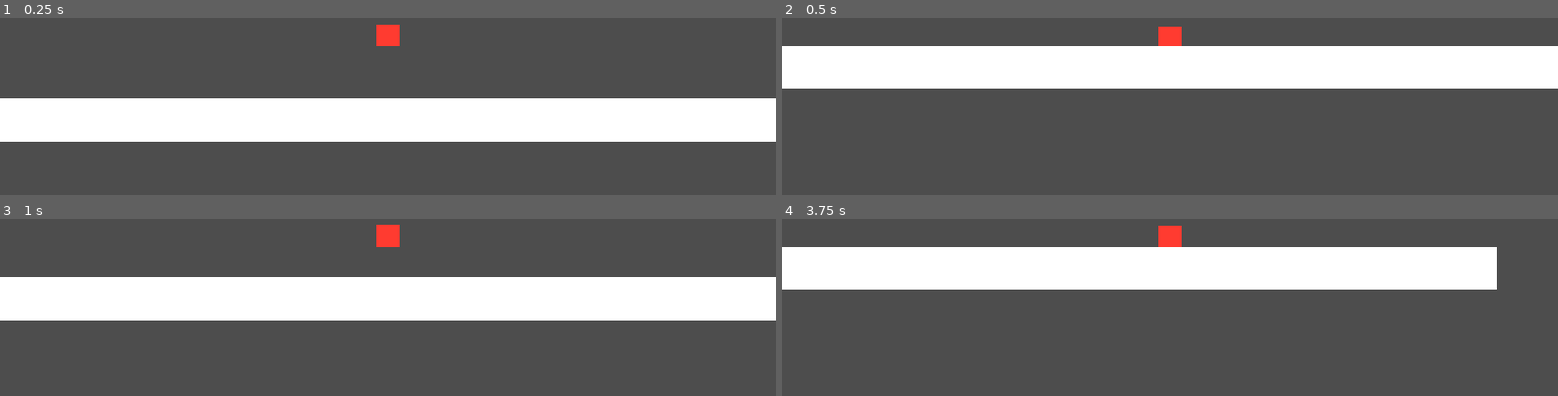
Above: before the commit, frames 1-4 (two rows, left to right).
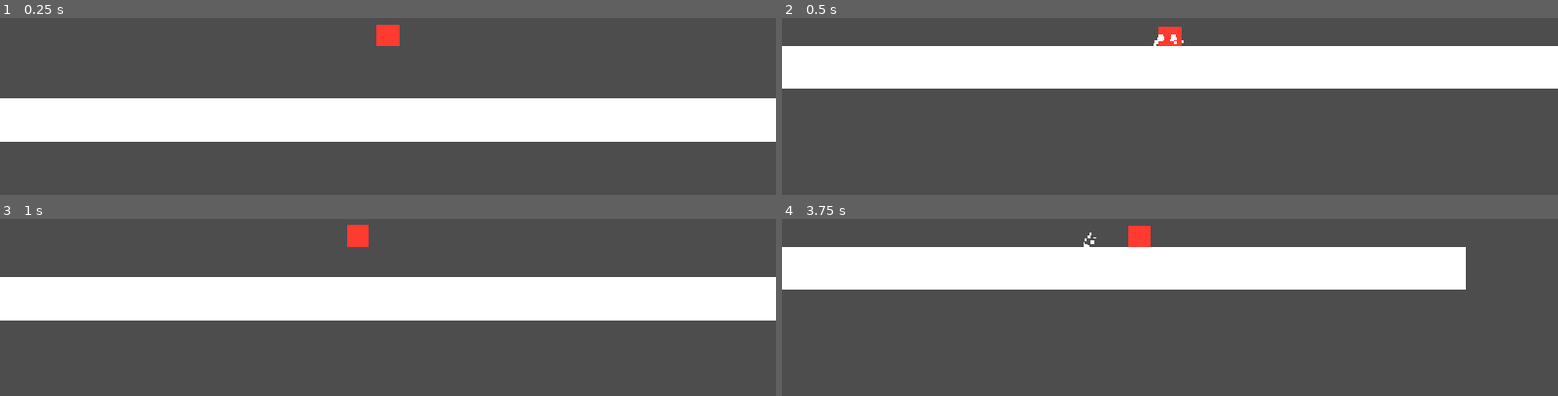
Above: after the commit, the same moments.

Repository: 0xBrandon/feelbox
Game: Godot game, scene res://world.tscn
Two runs of this game, one before a commit and one after it. Both use one fixed random seed, a clock stepped at 60 frames per second and the inputs below.
Inputs:
- Up to frame 1 (0.25 s): no input
- Up to frame 2 (0.5 s): no input
- Up to frame 3 (1 s): hold D (move_right) from 0.53 s (still down); tap Space (jump) at 0.77 s
- Up to frame 4 (3.75 s): tap Space (jump) at 1.52, 3.02 s; release D (move_right) at 2.03 s; hold A (move_left) 2.03-2.78 s; tap Enter at 2.75 s; hold D (move_right) from 2.78 s (still down)

Frame 1 is identical in both runs. In frame 2, less than 0.1% of the frame differs, in the area x 47-52%, y 9-16%; in frame 3, 0.7%; in frame 4, 1.7%, in the area x 38-93%, y 3-40%.

Commit message:
✨ feat: camera, dust and consequence

Diff:
--- a/player.gd
+++ b/player.gd
@@ -22,18 +22,30 @@
 const COYOTE_TIME := 0.10   # you can still jump this long after leaving a ledge
 const JUMP_BUFFER := 0.12   # a press this early still counts when you land
 
-# --- deformation (new in v5) ---
+# --- deformation ---
 const JUMP_STRETCH    := Vector2(0.75, 1.30)   # thin and tall on launch
 const LAND_SQUASH_MAX := Vector2(1.35, 0.70)   # wide and flat on a hard landing
 const LAND_SOFT       := 250.0    # impact speed below this: no squash
 const LAND_HARD       := 900.0    # impact speed at or above this: full squash
 const SQUASH_RECOVER  := 12.0     # how fast the box returns to square
 
-@onready var body: Node2D = $Body
+# --- the world reacts (new in v6) ---
+const CAM_LEAD     := 46.0    # pixels the camera looks ahead at full sprint
+const CAM_LERP     := 8.0     # how fast the lead catches up
+const DUST_MIN     := 400.0   # impact speed that kicks up dust
+const HARD_LANDING := 900.0   # impact speed that shakes the screen
+const SHAKE_MAX    := 6.0     # pixels of jitter on the heaviest landing
+const SHAKE_DECAY  := 30.0    # pixels per second, decaying linearly
 
-var _coyote := 0.0
-var _buffer := 0.0
-var _squash := Vector2.ONE
+@onready var body: Node2D          = $Body
+@onready var cam:  Camera2D        = $Camera2D
+@onready var dust: CPUParticles2D  = $Dust
+
+var _coyote   := 0.0
+var _buffer   := 0.0
+var _squash   := Vector2.ONE
+var _cam_lead := 0.0
+var _shake    := 0.0
 
 
 func _physics_process(delta: float) -> void:
@@ -81,6 +93,8 @@
 	_squash = _squash.lerp(Vector2.ONE, 1.0 - exp(-SQUASH_RECOVER * delta))
 	body.scale = _squash
 
+	_update_camera(delta)
+
 
 func _jump() -> void:
 	velocity.y = JUMP_VELOCITY
@@ -93,6 +107,25 @@
 	var t := clampf(inverse_lerp(LAND_SOFT, LAND_HARD, impact), 0.0, 1.0)
 	_squash = Vector2.ONE.lerp(LAND_SQUASH_MAX, t)
 
+	if impact >= DUST_MIN:
+		dust.restart()
+
+	if impact >= HARD_LANDING:
+		var s := clampf(inverse_lerp(HARD_LANDING, MAX_FALL, impact), 0.0, 1.0)
+		_shake = maxf(_shake, lerpf(SHAKE_MAX * 0.5, SHAKE_MAX, s))
+
+
+func _update_camera(delta: float) -> void:
+	# Look ahead in the direction of travel, proportional to speed
+	var target := velocity.x / MAX_SPEED * CAM_LEAD
+	_cam_lead = lerpf(_cam_lead, target, 1.0 - exp(-CAM_LERP * delta))
+
+	# Linear decay, so it reaches exactly zero
+	_shake = maxf(_shake - SHAKE_DECAY * delta, 0.0)
+	var jitter := Vector2(randf_range(-_shake, _shake), randf_range(-_shake, _shake))
+
+	cam.offset = Vector2(_cam_lead, 0.0) + jitter
+
 
 func _apply_gravity(delta: float) -> void:
 	var g := GRAVITY_RISE if velocity.y < 0.0 else GRAVITY_FALL
